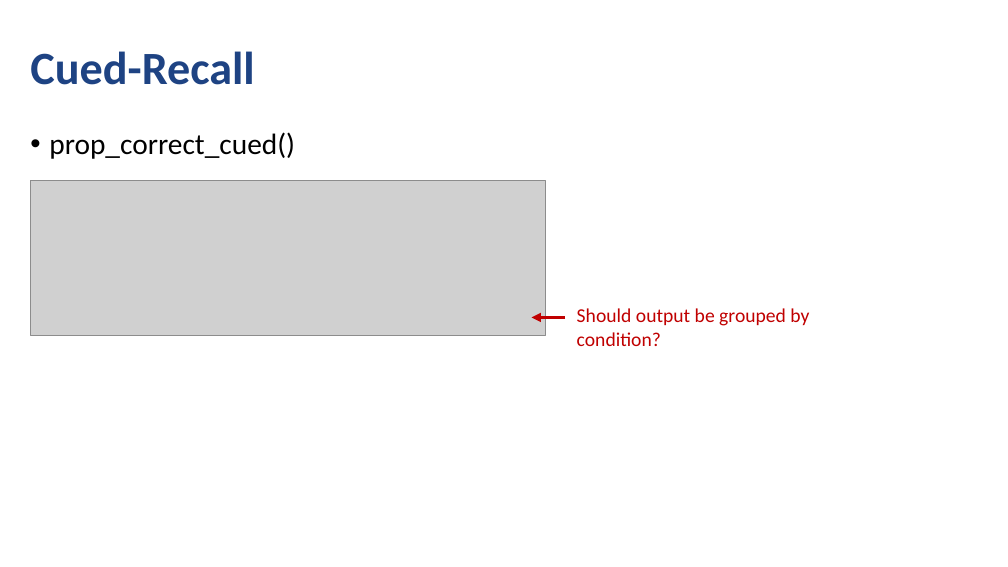
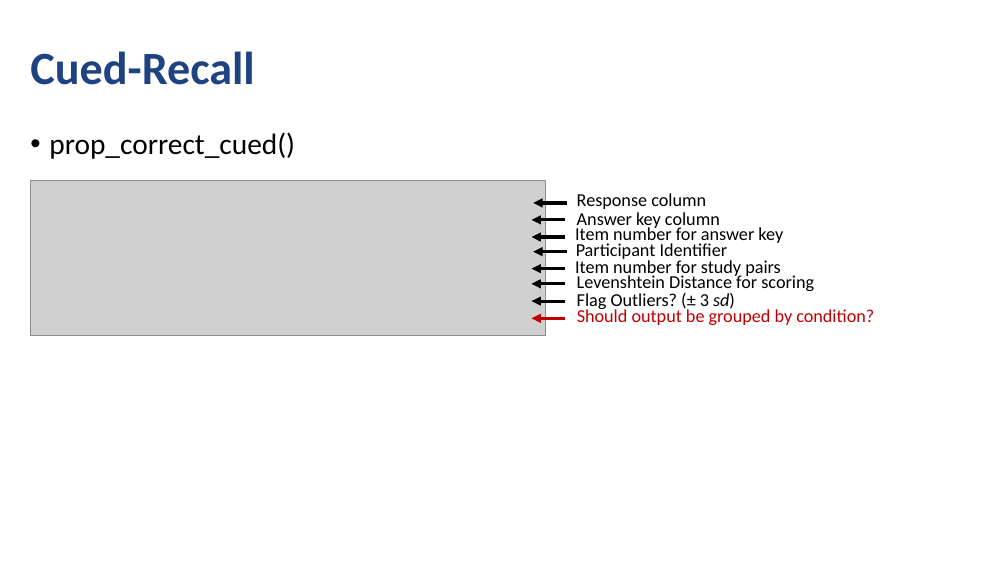
Before and after one commit to npm27/lrd-analysis, a slide deck: slide 11 of Presentations/SCiP 2020.pptx. Drawn at 1008x567 pixels with LibreOffice and Linux fonts; fonts in the diff are those of the drawing; grey boxes stand for pictures. Boxes give left, top, right and bottom in pixels: in the first picture for what was removed or moved away, otherwise in the second. Text is boxed around its words. In the diff, an @@ line names an element or a change of style, - is before the commit and + after.

```diff
--- a/Presentations/SCiP 2020.pptx
+++ b/Presentations/SCiP 2020.pptx
@@ arrow added from (566, 203) to (533, 203), #000000 2.25 pt @@
@@ text added at bbox=[577, 193, 706, 209], 13 pt, text #000000 @@
+Response column
@@ arrow added from (565, 220) to (531, 220), #000000 2.25 pt @@
@@ arrow added from (565, 237) to (531, 237), #000000 2.25 pt @@
@@ text added at bbox=[575, 225, 783, 245], 13 pt, text #000000 @@
+Item number for answer key
@@ text added at bbox=[577, 212, 720, 230], 13 pt, text #000000 @@
+Answer key column
@@ arrow added from (565, 269) to (531, 269), #000000 2.25 pt @@
@@ arrow added from (566, 252) to (533, 252), #000000 2.25 pt @@
@@ text added at bbox=[575, 258, 781, 278], 13 pt, text #000000 @@
+Item number for study pairs
@@ text added at bbox=[576, 243, 728, 261], 13 pt, text #000000 @@
+Participant Identifier
@@ arrow added from (565, 284) to (531, 284), #000000 2.25 pt @@
@@ text "Should output be grouped by ..." at bbox=[577, 307, 874, 325]: size 14 to 13 pt @@
@@ text added at bbox=[577, 273, 814, 291], 13 pt, text #000000 @@
+Levenshtein Distance for scoring
@@ text added at bbox=[577, 293, 735, 311], 13 pt, text #000000 @@
+Flag Outliers? (± 3 sd)
@@ arrow added from (565, 301) to (531, 301), #000000 2.25 pt @@
```
Also in this commit, not shown: 9 other slides changed.
